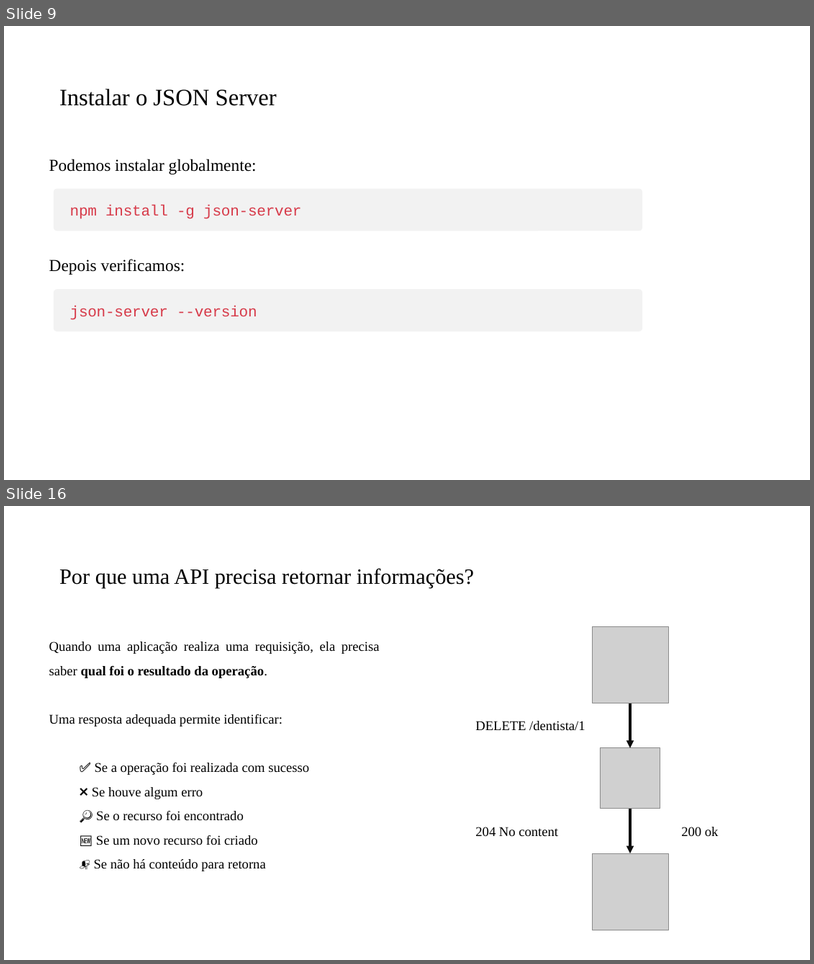
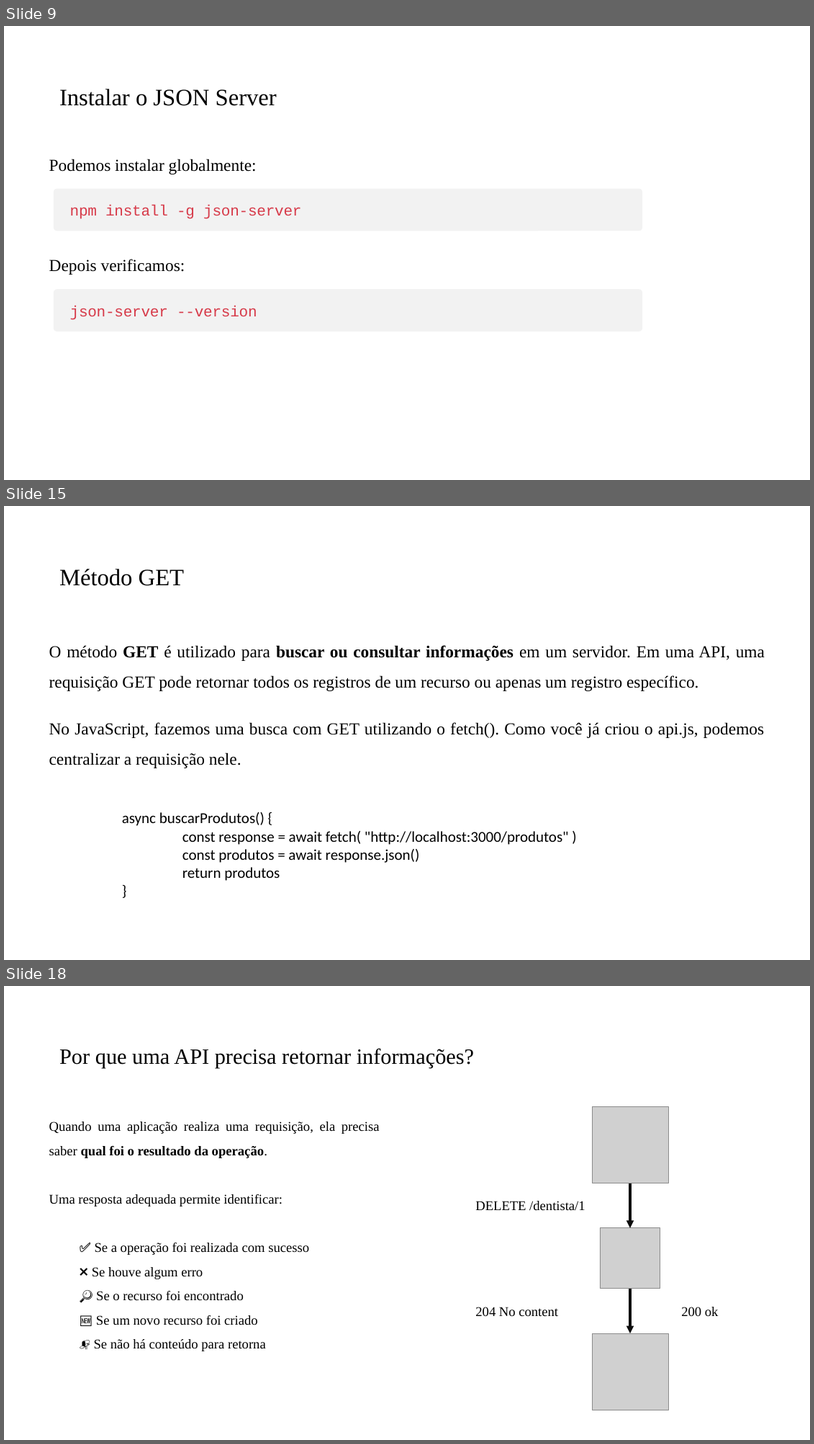
Before and after one commit to PedroMiho/UMC, a slide deck: SI/Programação para Internet/Módulo 2 - JavaScript/Aula03 - Implementado o CRUD/Implementando CRUD.pptx. Shown one above the other, each under a label of ours: slides 9 and 16 before the commit, slides 9, 15 and 18 after it; the slides between them are not shown. The pictures are 814x964 and 814x1444 pixels, drawn with LibreOffice and Linux fonts; fonts in the diff are those of the drawing; grey boxes stand for pictures; background and template pictures are left out. Boxes give left, top, right and bottom in pixels: in the first picture for what was removed or moved away, otherwise in the second. Text is boxed around its words. In the diff, an @@ line names an element or a change of style, - is before the commit and + after.

```diff
--- a/SI/Programação para Internet/Módulo 2 - JavaScript/Aula03 - Implementado o CRUD/Implementando CRUD.pptx
+++ b/SI/Programação para Internet/Módulo 2 - JavaScript/Aula03 - Implementado o CRUD/Implementando CRUD.pptx
@@ slide 15 added at [4,506,810,960], background #FFFFFF @@
@@ title added at [59,569,184,586], 28 pt, text #000000 @@
+Método GET
@@ text added at [49,645,765,691], 20 pt, text #000000 @@
+O método GET é utilizado para buscar ou consultar informações em um servidor. Em uma API, uma requisição GET pode retornar todos os registros de um recurso ou apenas um registro específico.
@@ text added at [49,722,764,768], 20 pt, text #000000 @@
+No JavaScript, fazemos uma busca com GET utilizando o fetch(). Como você já criou o api.js, podemos centralizar a requisição nele.
@@ text added at [122,812,569,880], 18 pt, text #000000 @@
+async buscarProdutos() {
+const response = await fetch( "http://localhost:3000/produtos" )
+const produtos = await response.json()
+return produtos
+}
@@ what was slide 16 is now slide 18 @@
```
Also in this commit, not shown: 1 slide changed, 4 other slides added, 3 slides removed, 1 other file.
